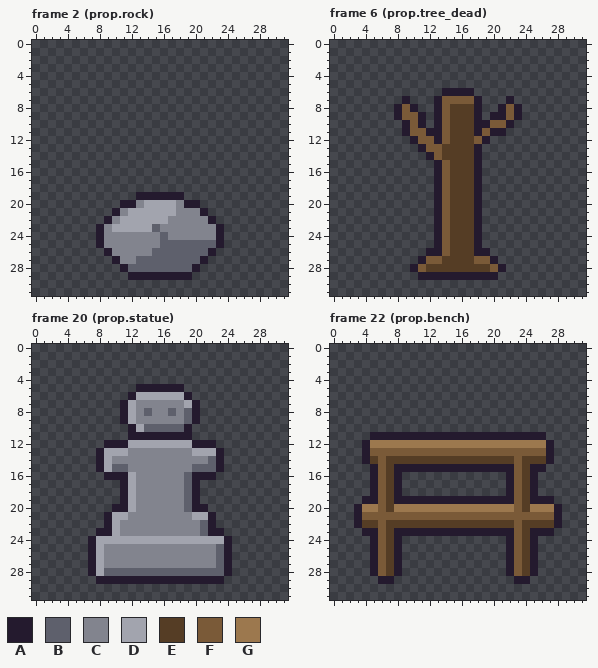
File history of a pixel-art file, assets/aseprite/props.aseprite. The picture above was drawn from the file before the commit.
32x32 pixels, 29 frames. Shown: frame 2 (prop.rock), frame 6 (prop.tree_dead), frame 20 (prop.statue), frame 22 (prop.bench). The commit also changed other frames, which this record leaves out.
Palette (. is transparent): A #241a2e  B #5e606c  C #82848e  D #a2a4ae  E #553d25  F #7a5a38  G #9c784e
Pixels before, frame 2 (prop.rock), first column x 8:
19 .....AAAAAA.....
20 ...AACDDDDCAA...
21 ..ACDDDDDDCCCA..
22 .ACDDDDDDCCCCCA.
23 ACDDDDDBCCCCCCCA
24 ACCCCCCCBCCCCCCA
25 ACCCCCCCBBBBBBBA
26 .ACCCCCBBBBBBBA.
27 ..ACCBBBBBBBBA..
28 ...ABBBBBBBBA...
29 ....AAAAAAAA....
Pixels before, frame 6 (prop.tree_dead), first column x 8:
 6 ......AAAA......
 7 .A...AFFFFA...A.
 8 AFA..AFEEEA..AFA
 9 AFFA.AFEEEA.AAFA
10 .AFA.AFEEEAAFFA.
11 .AFFAAFEEEAFAA..
12 ..AFFAFEEEFA....
13 ...AFFEEEEA.....
14 ....AFEEEEA.....
15 .....AFEEEA.....
16 .....AFEEEA.....
17 .....AFEEEA.....
18 .....AFEEEA.....
19 .....AFEEEA.....
20 .....AFEEEA.....
21 .....AFEEEA.....
22 .....AFEEEA.....
23 .....AFEEEA.....
24 .....AFEEEA.....
25 .....AFEEEA.....
26 ....AAFEEEAA....
27 ...AFFEEEEFFA...
28 ..AFEEEEEEEEFA..
29 ...AAAAAAAAAA...
Pixels before, frame 20 (prop.statue), first column x 7:
 5 ......AAAAAA......
 6 .....ADDDDDDA.....
 7 ....ADCCCCCCDA....
 8 ....ADCBCCBCBA....
 9 ....ADCCCCCCBA....
10 .....ADBBBBBA.....
11 .....AAAAAAAA.....
12 ..AAADDDDDDDDAAA..
13 .ADDDCCCCCCCCDDDA.
14 .ADCCCCCCCCCCCCBA.
15 .ADBBCCCCCCCCBBBA.
16 ..AAADCCCCCCBAAA..
17 ....ADCCCCCCBA....
18 ....ADCCCCCCBA....
19 ....ADCCCCCCBA....
20 ...AADCCCCCCBAA...
21 ..ADDCCCCCCCCDDA..
22 ..ADCCCCCCCCCCBA..
23 .AADCCCCCCCCCCBAA.
24 ADDDDDDDDDDDDDDDDA
25 ADCCCCCCCCCCCCCCBA
26 ADCCCCCCCCCCCCCCBA
27 ADCCCCCCCCCCCCCCBA
28 ADBBBBBBBBBBBBBBBA
29 .AAAAAAAAAAAAAAAA.
Pixels before, frame 22 (prop.bench), first column x 3:
11 ..AAAAAAAAAAAAAAAAAAAAAA..
12 .AGGGGGGGGGGGGGGGGGGGGGGA.
13 .AFFFFFFFFFFFFFFFFFFFFFFA.
14 .AEFEEEEEEEEEEEEEEEEFEEEA.
15 ..AFEAAAAAAAAAAAAAAAFEAA..
16 ..AFEA.............AFEA...
17 ..AFEA.............AFEA...
18 ..AFEA.............AFEA...
19 .AAFEAAAAAAAAAAAAAAAFEAAA.
20 AGGFEGGGGGGGGGGGGGGGFEGGGA
21 AFFFFFFFFFFFFFFFFFFFFFFFFA
22 AEEFEEEEEEEEEEEEEEEEFEEEEA
23 .AAFEAAAAAAAAAAAAAAAFEAAA.
24 ..AFEA.............AFEA...
25 ..AFEA.............AFEA...
26 ..AFEA.............AFEA...
27 ..AFEA.............AFEA...
28 ..AFEA.............AFEA...
29 ...AA...............AA....
After:
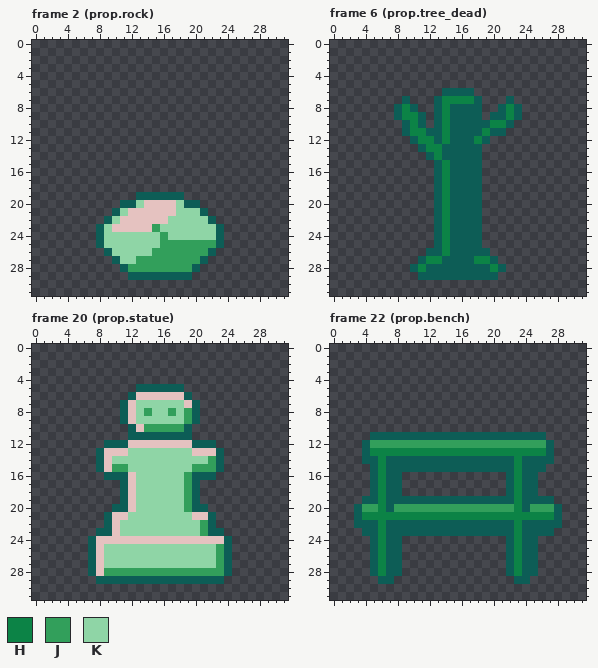
Colours new in this view: H #0c8346  J #329f5b  K #8fd5a6
What changed:
colour A: #241a2e -> #0d5d56
colour D: #a2a4ae -> #e5c2c0
Frame 2 (prop.rock):
y 20: x 13 C -> K; x 18 C -> K
y 21: x 11 C -> K; x 18..20 CCC -> KKK
y 22: x 10 C -> K; x 17..21 CCCCC -> KKKKK
y 23: x 9 C -> K; x 15..22 BCCCCCCC -> JKKKKKKK
y 24: x 9..22 CCCCCCCBCCCCCC -> KKKKKKKJKKKKKK
y 25: x 9..22 CCCCCCCBBBBBBB -> KKKKKKKJJJJJJJ
y 26: x 10..21 CCCCCBBBBBBB -> KKKKKJJJJJJJ
y 27: x 11..20 CCBBBBBBBB -> KKJJJJJJJJ
y 28: x 12..19 BBBBBBBB -> JJJJJJJJ
Frame 6 (prop.tree_dead):
y 7: x 14..17 FFFF -> HHHH
y 8: x 9 F -> H; x 14..17 FEEE -> HAAA; x 22 F -> H
y 9: x 9..10 FF -> HH; x 14..17 FEEE -> HAAA; x 22 F -> H
y 10: x 10 F -> H; x 14..17 FEEE -> HAAA; x 20..21 FF -> HH
y 11: x 10..11 FF -> HH; x 14..17 FEEE -> HAAA; x 19 F -> H
y 12: x 11..12 FF -> HH; x 14..18 FEEEF -> HAAAH
y 13: x 12..17 FFEEEE -> HHAAAA
y 14: x 13..17 FEEEE -> HAAAA
y 15..26: x 14..17 FEEE -> HAAA
y 27: x 12..19 FFEEEEFF -> HHAAAAHH
y 28: x 11..20 FEEEEEEEEF -> HAAAAAAAAH
Frame 20 (prop.statue):
y 7: x 13..18 CCCCCC -> KKKKKK
y 8: x 13..19 CBCCBCB -> KJKKJKJ
y 9: x 13..19 CCCCCCB -> KKKKKKJ
y 10: x 14..18 BBBBB -> JJJJJ
y 13: x 12..19 CCCCCCCC -> KKKKKKKK
y 14: x 10..22 CCCCCCCCCCCCB -> KKKKKKKKKKKKJ
y 15: x 10..22 BBCCCCCCCCBBB -> JJKKKKKKKKJJJ
y 16..20: x 13..19 CCCCCCB -> KKKKKKJ
y 21: x 12..19 CCCCCCCC -> KKKKKKKK
y 22..23: x 11..21 CCCCCCCCCCB -> KKKKKKKKKKJ
y 25..27: x 9..23 CCCCCCCCCCCCCCB -> KKKKKKKKKKKKKKJ
y 28: x 9..23 BBBBBBBBBBBBBBB -> JJJJJJJJJJJJJJJ
Frame 22 (prop.bench):
y 12: x 5..26 GGGGGGGGGGGGGGGGGGGGGG -> JJJJJJJJJJJJJJJJJJJJJJ
y 13: x 5..26 FFFFFFFFFFFFFFFFFFFFFF -> HHHHHHHHHHHHHHHHHHHHHH
y 14: x 5..26 EFEEEEEEEEEEEEEEEEFEEE -> AHAAAAAAAAAAAAAAAAHAAA
y 15..19: x 6..7 FE -> HA; x 23..24 FE -> HA
y 20: x 4..27 GGFEGGGGGGGGGGGGGGGFEGGG -> JJHAJJJJJJJJJJJJJJJHAJJJ
y 21: x 4..27 FFFFFFFFFFFFFFFFFFFFFFFF -> HHHHHHHHHHHHHHHHHHHHHHHH
y 22: x 4..27 EEFEEEEEEEEEEEEEEEEFEEEE -> AAHAAAAAAAAAAAAAAAAHAAAA
y 23..28: x 6..7 FE -> HA; x 23..24 FE -> HA
